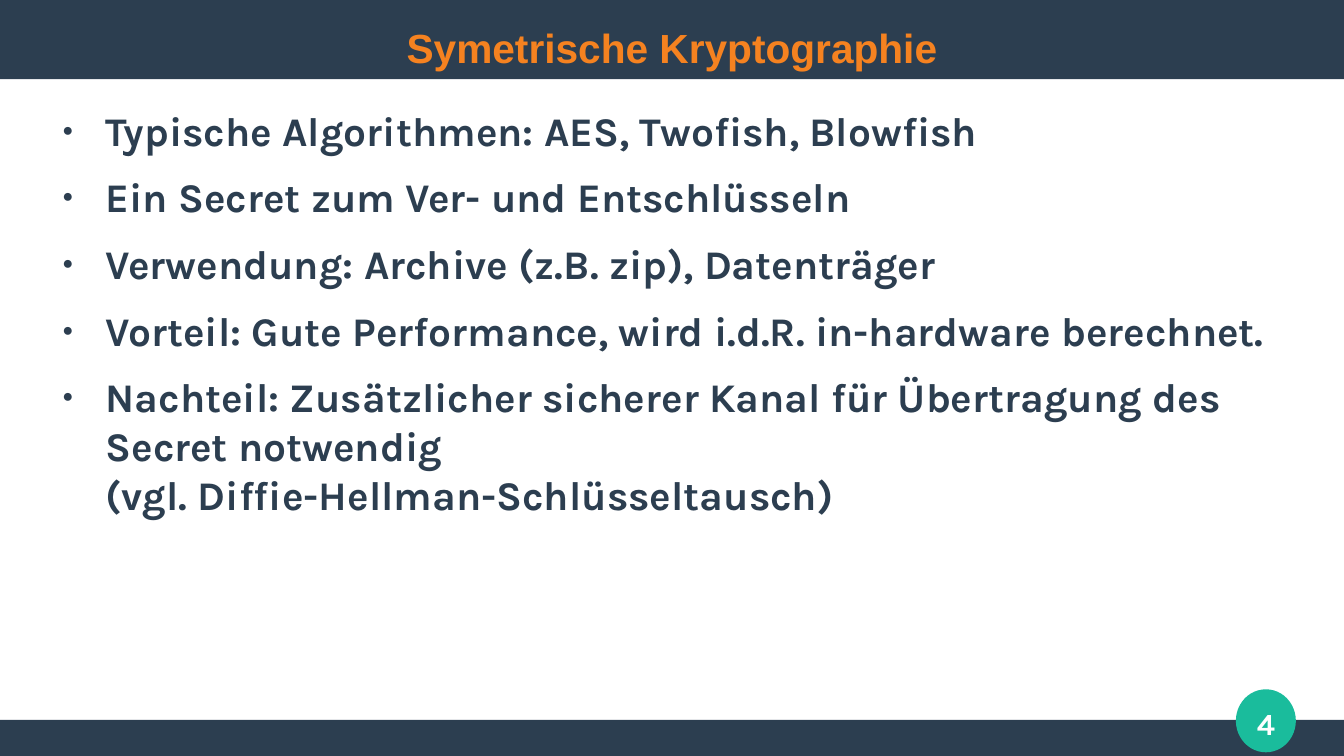
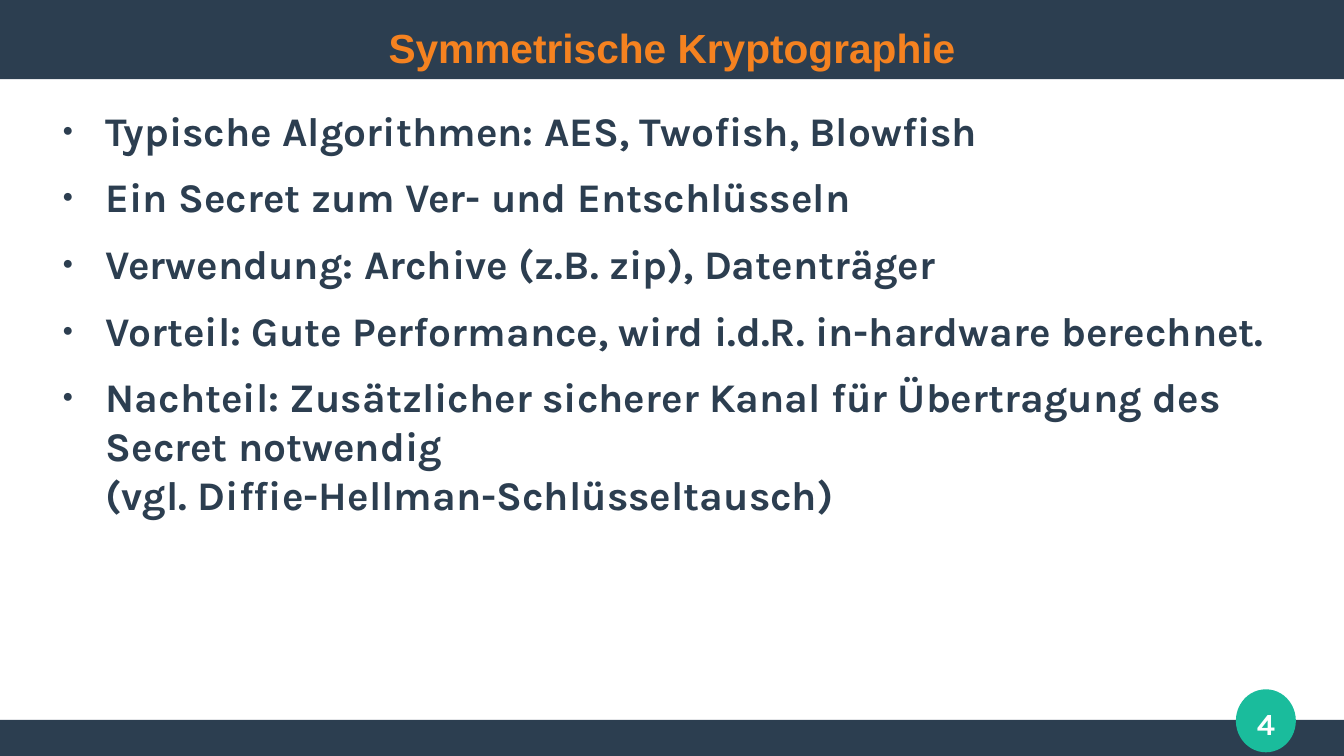
Before and after one commit to ghandmann/HS-AlbSig-WebAnwendungen2, a slide deck: slide 4 of Kapitel/03_SSL_TLS_HTTPS.odp. Drawn at 1344x756 pixels with LibreOffice and Linux fonts; fonts in the diff are those of the drawing. Boxes give left, top, right and bottom in pixels: in the first picture for what was removed or moved away, otherwise in the second. Text is boxed around its words. In the diff, an @@ line names an element or a change of style, - is before the commit and + after.

Commit message:
Fix typos
Fixes #1

```diff
--- a/Kapitel/03_SSL_TLS_HTTPS.odp
+++ b/Kapitel/03_SSL_TLS_HTTPS.odp
@@ title at bbox=[389, 33, 956, 71]: text changed @@
-Symetrische Kryptographie
+Symmetrische Kryptographie
```
Also in this commit, not shown: 10 other slides changed.
